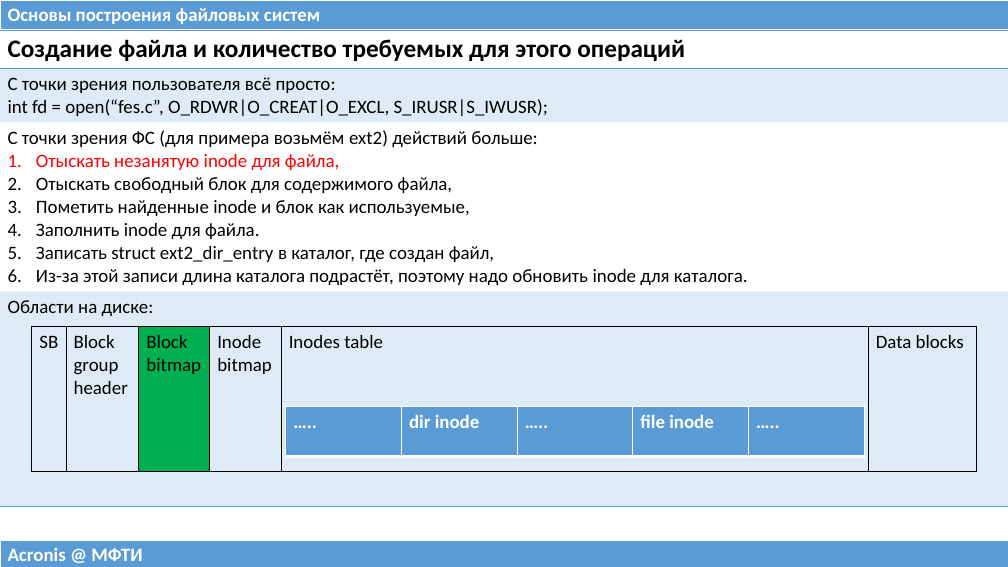
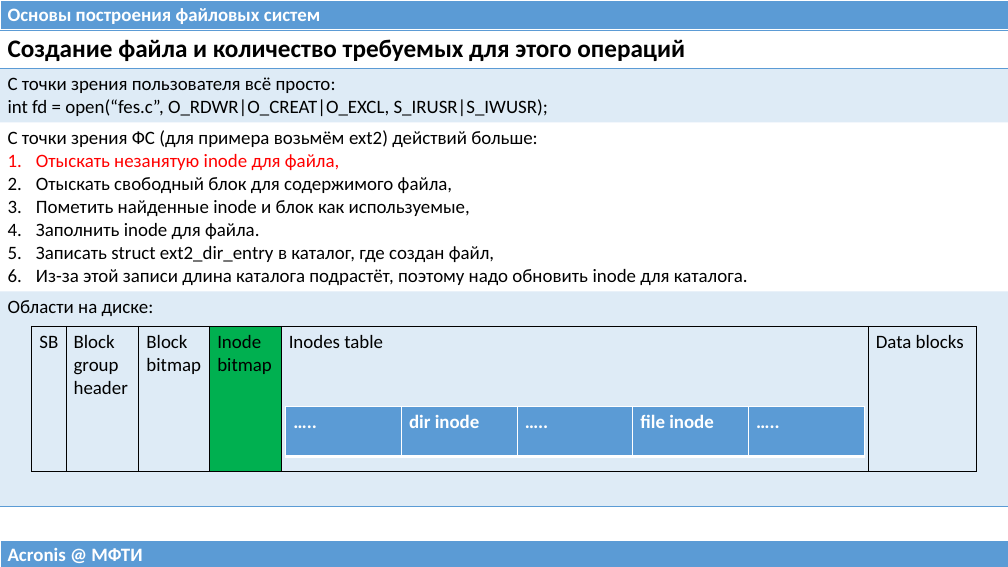
Before and after one commit to 75cc8545e7b021ed280ed0ef99fc7fc4/filesystems-101, a slide deck: slide 4 of talks/src/class08.pptx. Drawn at 1008x567 pixels with LibreOffice and Linux fonts; fonts in the diff are those of the drawing. Boxes give left, top, right and bottom in pixels: in the first picture for what was removed or moved away, otherwise in the second. Text is boxed around its words. In the diff, an @@ line names an element or a change of style, - is before the commit and + after.

```diff
--- a/talks/src/class08.pptx
+++ b/talks/src/class08.pptx
@@ table at bbox=[32, 327, 977, 472] @@
@@ fill #00B050 to none in row 1, column 3 @@
@@ fill none to #00B050 in row 1, column 4 @@
```
Also in this commit, not shown: 1 other slide changed, 1 slide added, 1 other file.
